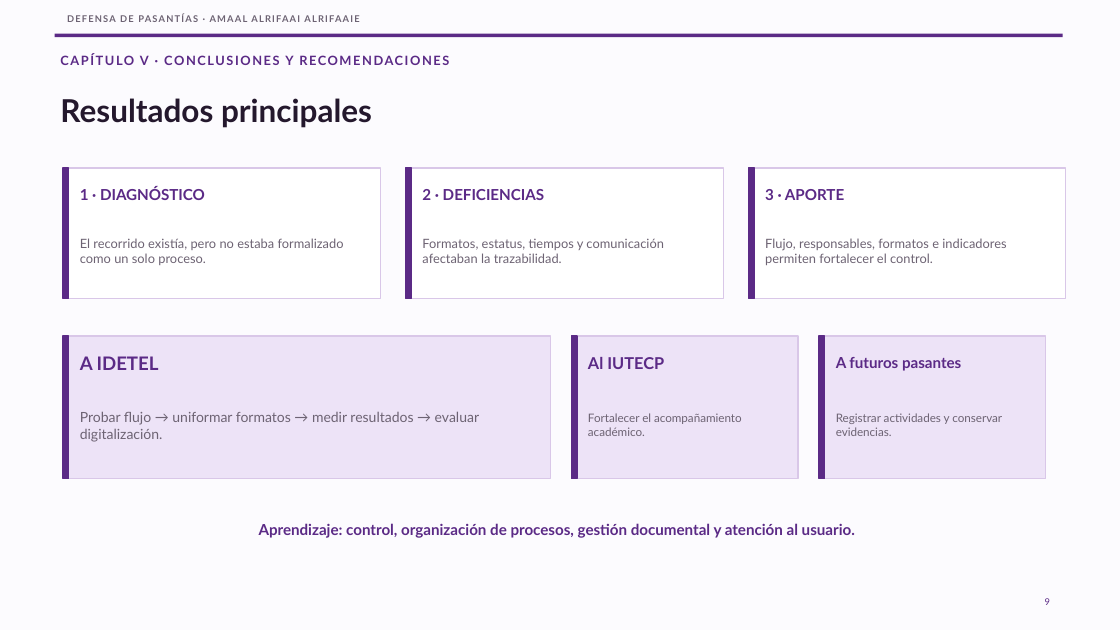
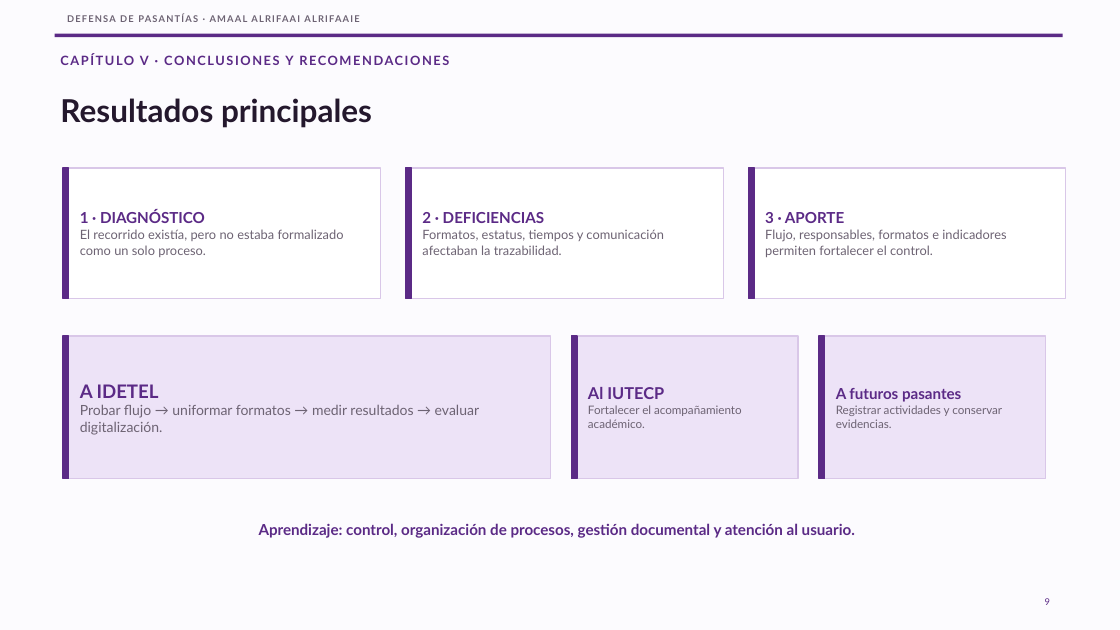
Before and after one commit to JulJuliano/tarea_pasantia, a slide deck: slide 9 of amaal/presentacion/Defensa_Amaal_10_laminas.pptx. Drawn at 1120x630 pixels with LibreOffice and Linux fonts; fonts in the diff are those of the drawing. Boxes give left, top, right and bottom in pixels: in the first picture for what was removed or moved away, otherwise in the second. Text is boxed around its words. In the diff, an @@ line names an element or a change of style, - is before the commit and + after.

```diff
--- a/amaal/presentacion/Defensa_Amaal_10_laminas.pptx
+++ b/amaal/presentacion/Defensa_Amaal_10_laminas.pptx
@@ text "1 · DIAGNÓSTICO": place and size @@
-text "1 · DIAGNÓSTICO" at [80,238,344,265]
+text "1 · DIAGNÓSTICO" at [80,210,344,257]
@@ text "2 · DEFICIENCIAS": place and size @@
-text "2 · DEFICIENCIAS" at [422,238,663,263]
+text "2 · DEFICIENCIAS" at [422,212,663,255]
@@ text "3 · APORTE": place and size @@
-text "3 · APORTE" at [765,238,1006,265]
+text "3 · APORTE" at [765,212,1006,257]
@@ text removed at [80,187,205,200] @@
-1 · DIAGNÓSTICO
@@ text removed at [422,189,544,200] @@
-2 · DEFICIENCIAS
@@ text removed at [765,189,844,200] @@
-3 · APORTE
@@ text at [80,210,205,223]: paragraph added @@
+1 · DIAGNÓSTICO
@@ text at [422,212,544,223]: paragraph added @@
+2 · DEFICIENCIAS
@@ text at [765,212,844,223]: paragraph added @@
+3 · APORTE
@@ text "A IDETEL": place and size @@
-text "A IDETEL" at [80,412,479,442]
+text "A IDETEL" at [80,384,479,435]
@@ text removed at [80,356,159,370] @@
-A IDETEL
@@ text "Al IUTECP": place and size @@
-text "Al IUTECP" at [588,413,742,436]
+text "Al IUTECP" at [588,387,742,428]
@@ text removed at [588,357,664,369] @@
-Al IUTECP
@@ text "A futuros pasantes": place and size @@
-text "A futuros pasantes" at [836,413,1002,436]
+text "A futuros pasantes" at [836,388,1002,428]
@@ text removed at [836,357,961,371] @@
-A futuros pasantes
@@ text at [80,384,159,398]: paragraph added @@
+A IDETEL
@@ text at [588,387,664,399]: paragraph added @@
+Al IUTECP
@@ text at [836,388,961,402]: paragraph added @@
+A futuros pasantes
```
Also in this commit, not shown: 7 other slides changed, 2 other files.
